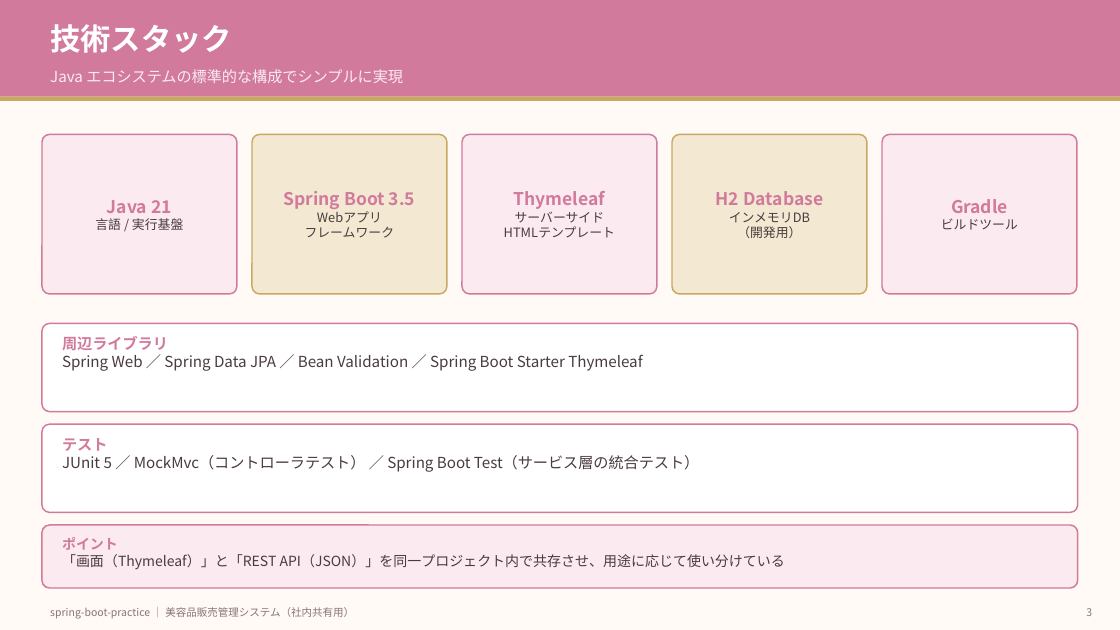
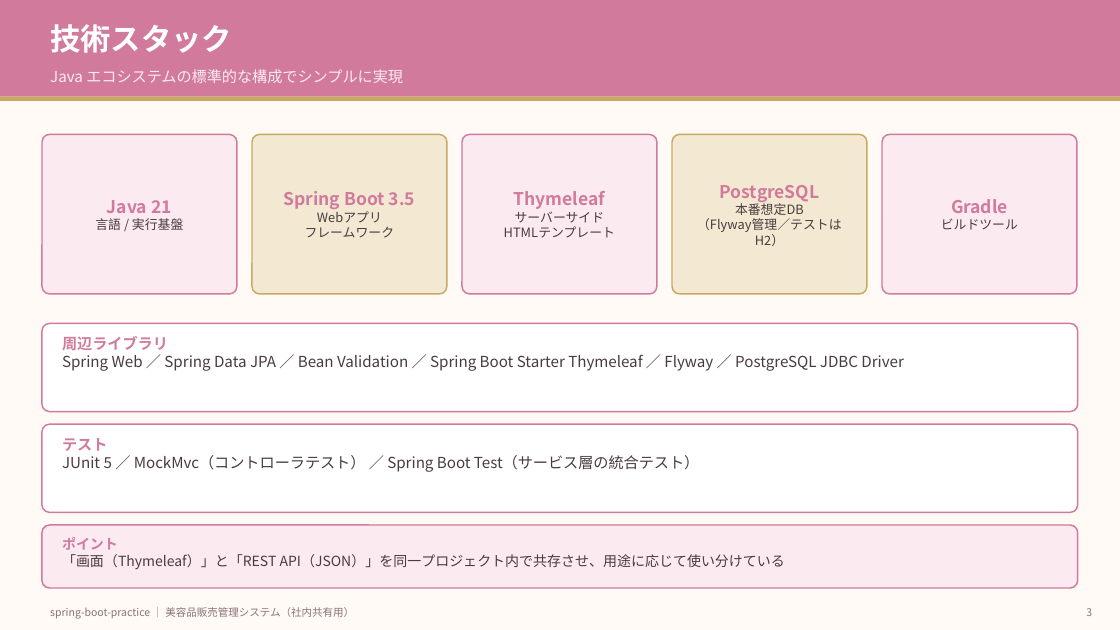
Before and after one commit to maythazinoo12mm/beautyPOS, a slide deck: slide 3 of docs/使用技術.pptx. Drawn at 1120x630 pixels with LibreOffice and Linux fonts; fonts in the diff are those of the drawing. Boxes give left, top, right and bottom in pixels: in the first picture for what was removed or moved away, otherwise in the second. Text is boxed around its words. In the diff, an @@ line names an element or a change of style, - is before the commit and + after.

```diff
--- a/docs/使用技術.pptx
+++ b/docs/使用技術.pptx
@@ text at (697,185,841,246): text changed @@
-H2 Database
-インメモリDB
-（開発用）
+PostgreSQL
+本番想定DB
+（Flyway管理／テストはH2）
@@ text at (62,354,904,371): text changed @@
-Spring Web ／ Spring Data JPA ／ Bean Validation ／ Spring Boot Starter Thymeleaf
+Spring Web ／ Spring Data JPA ／ Bean Validation ／ Spring Boot Starter Thymeleaf ／ Flyway ／ PostgreSQL JDBC Driver
```
Also in this commit, not shown: 4 other slides changed.
